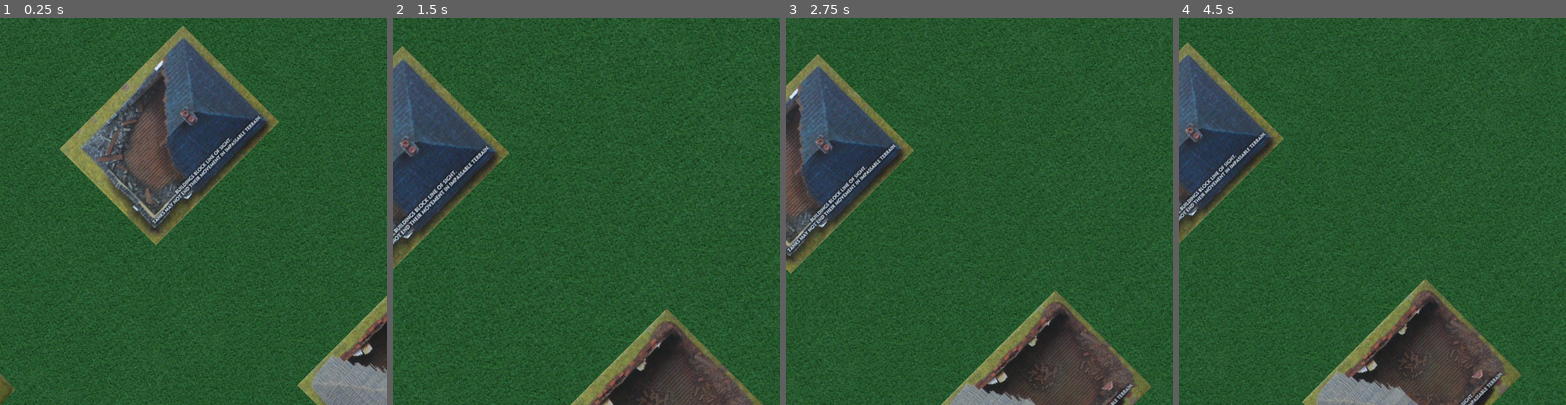
Above: before the commit, frames 1-4 (left to right).
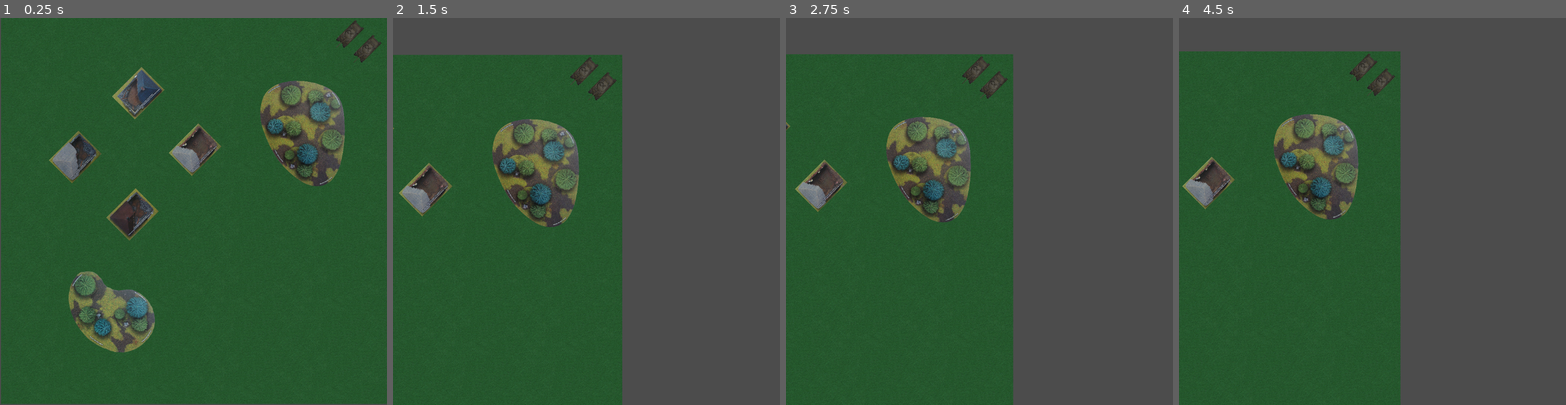
Above: after the commit, the same moments.

Repository: raulh39/Tanks2d
Game: Godot game, scene res://Scenes/Main.tscn
The game is run twice, just before and just after one commit, with the same random seed, the same clock (stepped at 60 frames per second) and the same inputs.
Inputs (mouse positions are in pixels of both pictures, inside the frame that each line leads up to):
- Up to frame 1 (0.25 s): no input
- Up to frame 2 (1.5 s): tap Enter at 0.5 s; move the mouse to (671, 192) at 0.52 s; hold Middle mouse button (cam_drag) 0.53-1.28 s; tap Space at 1.25 s; move the mouse to (509, 230) at 1.27 s; tap Mouse wheel up (cam_zoom_in) at 1.35 s
- Up to frame 3 (2.75 s): tap Enter at 2 s; move the mouse to (1018, 126) at 2.02 s; tap Mouse wheel down (cam_zoom_out) at 2.1 s
- Up to frame 4 (4.5 s): tap Space at 2.75, 4.25 s; move the mouse to (1353, 288) at 2.77 s; tap Middle mouse button (cam_drag) at 2.85 s; tap Enter at 3.5 s; move the mouse to (1488, 269) at 3.52 s; tap Mouse wheel up (cam_zoom_in) at 3.6 s; move the mouse to (1256, 153) at 4.27 s; tap Mouse wheel down (cam_zoom_out) at 4.35 s

The runs differ from the first frame. In frame 1, 31% of the frame differs, in the area x 0-100%, y 0-100%; in frame 2, 59%; in frame 3, 60%; in frame 4, 60%.

Commit message:
Game begins now to max zoom level

Diff:
--- a/Code/MainCamera.gd
+++ b/Code/MainCamera.gd
@@ -1,10 +1,10 @@
 extends Camera2D
 
 const MAX_ZOOM_LEVEL = 0.5
-const MIN_ZOOM_LEVEL = 4.0
+const MIN_ZOOM_LEVEL = 4.18
 const ZOOM_INCREMENT = 0.05
 
-var _current_zoom_level = 1
+var _current_zoom_level = 4.18
 var _drag = false
 
 func _input(event):
--- a/Scenes/Main.tscn
+++ b/Scenes/Main.tscn
@@ -11,10 +11,11 @@
 [node name="MainCamera" type="Camera2D" parent="."]
 position = Vector2( 1665.08, 1089.03 )
 current = true
+zoom = Vector2( 4.18, 4.18 )
 limit_left = 0
 limit_top = 0
-limit_right = 3364
-limit_bottom = 3364
+limit_right = 4500
+limit_bottom = 4500
 drag_margin_h_enabled = false
 drag_margin_v_enabled = false
 script = ExtResource( 2 )
